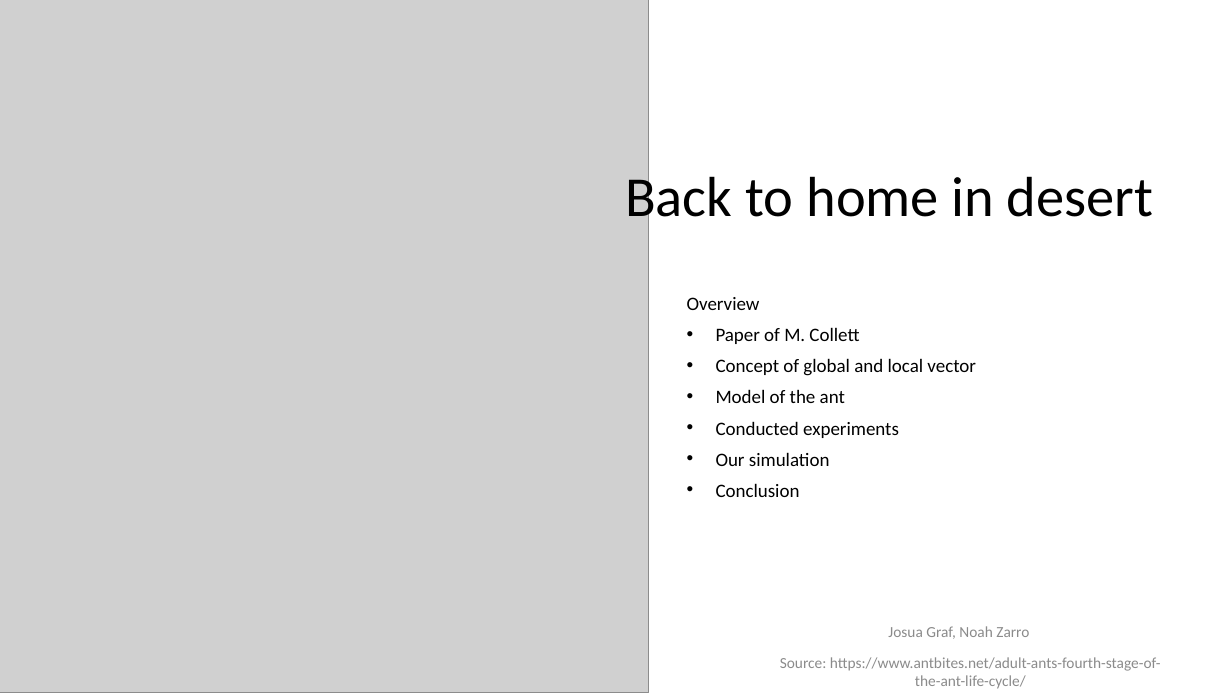
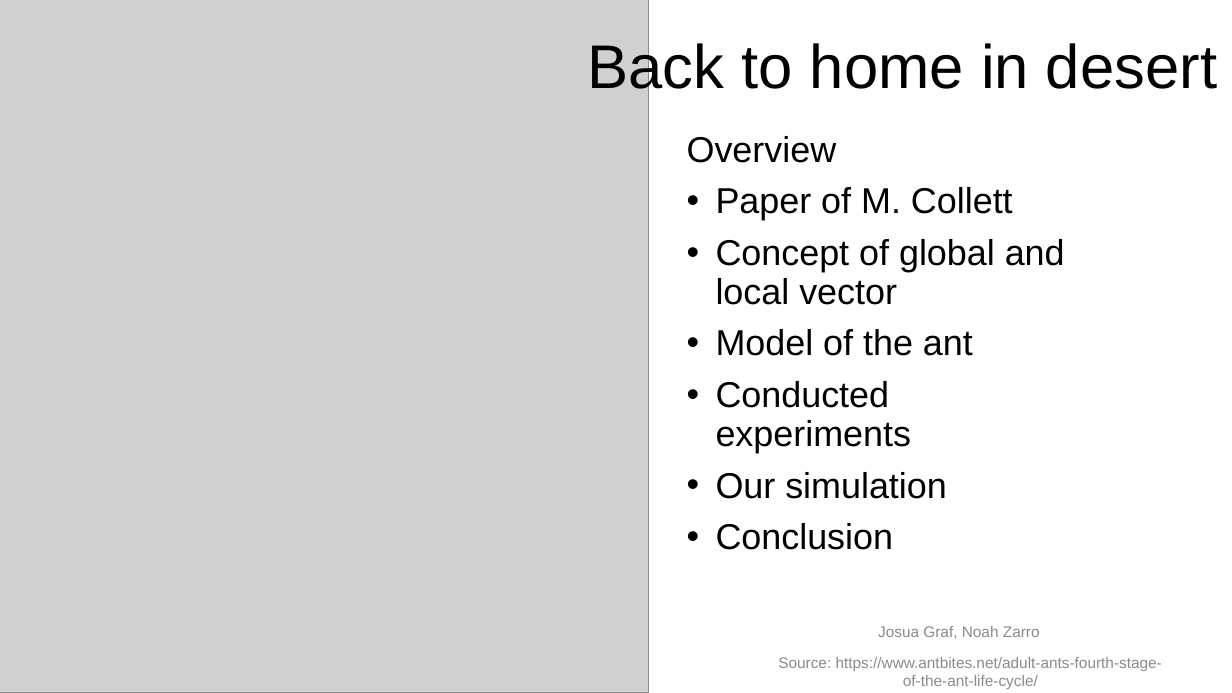
Before and after one commit to noahzarro/project_template, a slide deck: slide 1 of final_presentation/Back to home in desert.pptx. Drawn at 1232x693 pixels with LibreOffice and Linux fonts; fonts in the diff are those of the drawing; grey boxes stand for pictures; background and template pictures are left out. Boxes give left, top, right and bottom in pixels: in the first picture for what was removed or moved away, otherwise in the second. Text is boxed around its words. In the diff, an @@ line names an element or a change of style, - is before the commit and + after.

Commit message:
presentation

```diff
--- a/final_presentation/Back to home in desert.pptx
+++ b/final_presentation/Back to home in desert.pptx
@@ title "Back to home in desert": place and size @@
-title "Back to home in desert" at bbox=[625, 168, 1153, 229]
+title "Back to home in desert" at bbox=[588, 38, 1217, 99]
@@ title "Back to home in desert" at bbox=[588, 38, 1217, 99]: size 44 to 48 pt, font Calibri to Arial @@
@@ subtitle "Overview": place and size @@
-subtitle "Overview" at bbox=[687, 297, 976, 497]
+subtitle "Overview" at bbox=[716, 187, 1065, 550]
@@ subtitle "Overview" at bbox=[716, 187, 1065, 550]: size 14.8 to 28 pt, font Calibri to Arial; line spacing 0.8 to 0.9 @@
@@ text "Josua Graf, Noah Zarro" at bbox=[878, 626, 1040, 639]: font Calibri to Arial @@
@@ text "Source: https://www.antbites.net/adult-ants-fourth-stage-of- ..." at bbox=[778, 657, 1162, 689]: font Calibri to Arial @@
```
Also in this commit, not shown: 5 other slides changed, 6 slides added.
